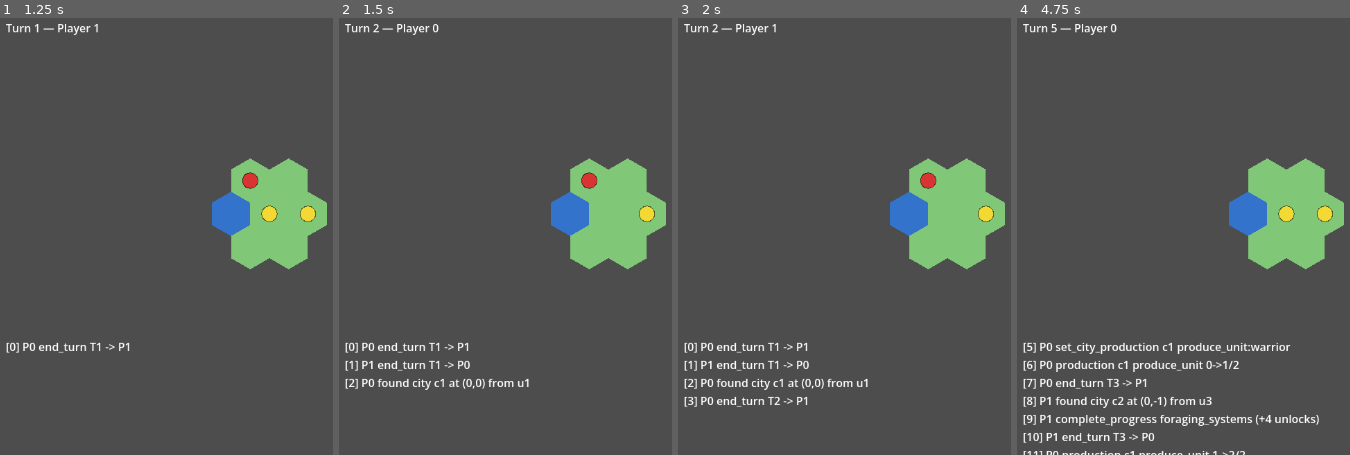
Above: before the commit, frames 1-4 (left to right).
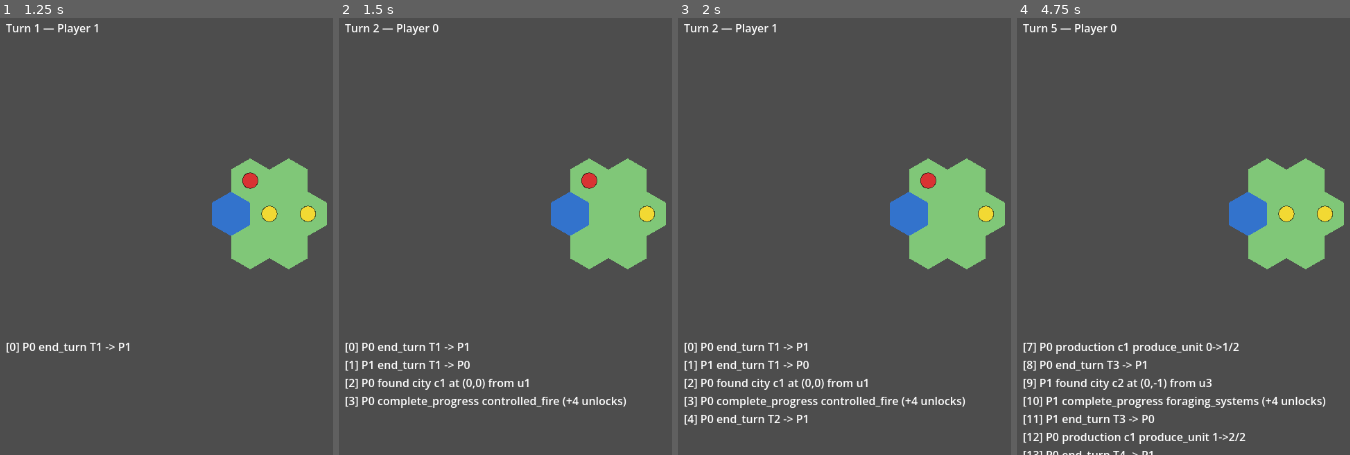
Above: after the commit, the same moments.

Repository: nizlas/EmpireOfMinds
Game: Godot game, scene res://main.tscn
Two runs of this game, one before a commit and one after it. Both use one fixed random seed, a clock stepped at 60 frames per second and the inputs below.
Inputs (mouse positions are in pixels of both pictures, inside the frame that each line leads up to):
- Up to frame 1 (1.25 s): tap Enter at 0.5 s; move the mouse to (outside the picture) at 0.52 s; tap H at 0.6 s; click (outside the picture) at 0.67 s; tap Space at 0.77 s
- Up to frame 2 (1.5 s): tap Space at 1.25 s; move the mouse to (572, 253) at 1.27 s; hold A from 1.28 s (still down); tap H at 1.35 s
- Up to frame 3 (2 s): keep holding A; tap Space at 1.52 s
- Up to frame 4 (4.75 s): tap Enter at 2, 3.5 s; move the mouse to (outside the picture) at 2.02 s; release A at 2.03 s; tap F at 2.1 s; tap H at 2.3, 3.05, 3.8, 4.35 s; tap Space at 2.75, 3.02, 3.77, 4.25, 4.52 s; move the mouse to (outside the picture) at 2.77 s; tap P at 2.85 s; click (outside the picture) at 2.92 s; move the mouse to (outside the picture) at 3.52 s; hold A from 3.53 s (still down); tap G at 3.6 s; move the mouse to (1170, 162) at 4.27 s

Frame 1 is identical in both runs. In frame 2, 0.8% of the frame differs, in the area x 1-87%, y 86-90%; in frame 3, 1.1%; in frame 4, 4.6%, in the area x 3-93%, y 74-100%.

Commit message:
Add Phase 3.4h progress detector debug consumer

Diff:
--- /dev/null
+++ b/game/domain/progress_candidate_filter.gd
@@ -0,0 +1,25 @@
+# Filters ProgressDetector candidates to the current player (actor_id gate only). Phase 3.4h.
+# Does not validate CompleteProgress — GameState.try_apply remains authoritative.
+# See docs/PROGRESSION_MODEL.md
+class_name ProgressCandidateFilter
+extends RefCounted
+
+const ProgressDetectorScript = preload("res://domain/progress_detector.gd")
+
+static func for_current_player(game_state) -> Array:
+	var out: Array = []
+	if game_state == null:
+		return out
+	if game_state.turn_state == null:
+		return out
+	var cur = int(game_state.turn_state.current_player_id())
+	var raw: Array = ProgressDetectorScript.suggested_complete_progress_actions(game_state)
+	var i = 0
+	while i < raw.size():
+		var item = raw[i]
+		if typeof(item) == TYPE_DICTIONARY:
+			var c = item as Dictionary
+			if c.has("actor_id") and typeof(c["actor_id"]) == TYPE_INT and int(c["actor_id"]) == cur:
+				out.append(c)
+		i = i + 1
+	return out
--- /dev/null
+++ b/game/domain/tests/test_progress_candidate_filter.gd
@@ -0,0 +1,133 @@
+# Headless: godot --headless --path game -s res://domain/tests/test_progress_candidate_filter.gd
+extends SceneTree
+
+const ProgressCandidateFilterScript = preload("res://domain/progress_candidate_filter.gd")
+const ProgressDetectorScript = preload("res://domain/progress_detector.gd")
+const GameStateScript = preload("res://domain/game_state.gd")
+const FoundCityScript = preload("res://domain/actions/found_city.gd")
+const CompleteProgressScript = preload("res://domain/actions/complete_progress.gd")
+const EndTurnScript = preload("res://domain/actions/end_turn.gd")
+
+var _total = 0
+var _any_fail = false
+
+
+func _actions_array_equal(a: Array, b: Array) -> bool:
+	if a.size() != b.size():
+		return false
+	var i = 0
+	while i < a.size():
+		if not _action_dict_equal(a[i] as Dictionary, b[i] as Dictionary):
+			return false
+		i = i + 1
+	return true
+
+
+func _action_dict_equal(a: Dictionary, b: Dictionary) -> bool:
+	return (
+		int(a.get("schema_version", -1)) == int(b.get("schema_version", -2))
+		and str(a.get("action_type", "")) == str(b.get("action_type", ""))
+		and int(a.get("actor_id", -999)) == int(b.get("actor_id", -998))
+		and str(a.get("progress_id", "")) == str(b.get("progress_id", ""))
+	)
+
+
+func _init() -> void:
+	# 1. Initial tiny state
+	var gs1 = GameStateScript.make_tiny_test_state()
+	var f1 = ProgressCandidateFilterScript.for_current_player(gs1)
+	_check(f1.size() == 0, "1 empty filter")
+
+	# 2. P0 founded, P0 current
+	var gs2 = GameStateScript.make_tiny_test_state()
+	gs2.try_apply(FoundCityScript.make(0, 1, 0, 0))
+	var f2 = ProgressCandidateFilterScript.for_current_player(gs2)
+	_check(f2.size() == 1, "2 one for current")
+	_check(int((f2[0] as Dictionary)["actor_id"]) == 0, "2 actor 0")
+	_check(str((f2[0] as Dictionary)["progress_id"]) == "controlled_fire", "2 progress_id")
+	var v2 = CompleteProgressScript.validate(gs2.progress_state, f2[0])
+	_check(v2["ok"], "2 validate via try_apply path shape")
+
+	# 3. P0 founded, EndTurn -> P1 current (detector still suggests P0; filter empty)
+	var gs3 = GameStateScript.make_tiny_test_state()
+	gs3.try_apply(FoundCityScript.make(0, 1, 0, 0))
+	gs3.try_apply(EndTurnScript.make(0))
+	_check(gs3.turn_state.current_player_id() == 1, "3 P1 current")
+	var det_list = ProgressDetectorScript.suggested_complete_progress_actions(gs3)
+	_check(det_list.size() == 1, "3 detector still one for P0")
+	var f3 = ProgressCandidateFilterScript.for_current_player(gs3)
+	_check(f3.size() == 0, "3 filter empty for non-current")
+
+	# 4. Both founded, P1 current — one candidate for P1 only
+	var gs4 = GameStateScript.make_tiny_test_state()
+	gs4.try_apply(FoundCityScript.make(0, 1, 0, 0))
+	gs4.try_apply(EndTurnScript.make(0))
+	gs4.try_apply(FoundCityScript.make(1, 3, 0, -1))
+	var f4 = ProgressCandidateFilterScript.for_current_player(gs4)
+	_check(f4.size() == 1, "4 one for P1")
+	_check(int((f4[0] as Dictionary)["actor_id"]) == 1, "4 actor 1")
+
+	# 5. Already completed for current player
+	var gs5 = GameStateScript.make_tiny_test_state()
+	gs5.try_apply(FoundCityScript.make(0, 1, 0, 0))
+	gs5.try_apply(CompleteProgressScript.make(0, "controlled_fire"))
+	var f5 = ProgressCandidateFilterScript.for_current_player(gs5)
+	_check(f5.size() == 0, "5 empty after complete")
+
+	# 6. Defensive null
+	_check(ProgressCandidateFilterScript.for_current_player(null).size() == 0, "6 null gs")
+	var gs6 = GameStateScript.make_tiny_test_state()
+	var ts6 = gs6.turn_state
+	gs6.turn_state = null
+	_check(ProgressCandidateFilterScript.for_current_player(gs6).size() == 0, "6 null turn")
+	gs6.turn_state = ts6
+
+	# 7. Idempotency — filter does not mutate game_state
+	var gs7 = GameStateScript.make_tiny_test_state()
+	gs7.try_apply(FoundCityScript.make(0, 1, 0, 0))
+	var ps7 = gs7.progress_state
+	var log7 = gs7.log.size()
+	var ts7 = gs7.turn_state
+	var a7 = ProgressCandidateFilterScript.for_current_player(gs7)
+	var b7 = ProgressCandidateFilterScript.for_current_player(gs7)
+	_check(ps7.equals(gs7.progress_state), "7 progress unchanged")
+	_check(gs7.log.size() == log7, "7 log size")
+	_check(gs7.turn_state.equals(ts7), "7 turn unchanged")
+	_check(_actions_array_equal(a7, b7), "7 same output")
+
+	# 8. Engine entries do not add spurious filtered rows; with found still one when current matches
+	var gs8 = GameStateScript.make_tiny_test_state()
+	gs8.log.append({"action_type": "production_progress", "result": "accepted"})
+	var f8a = ProgressCandidateFilterScript.for_current_player(gs8)
+	_check(f8a.size() == 0, "8 engine only")
+	gs8.try_apply(FoundCityScript.make(0, 1, 0, 0))
+	gs8.log.append({"action_type": "unit_produced", "result": "accepted"})
+	var f8b = ProgressCandidateFilterScript.for_current_player(gs8)
+	_check(f8b.size() == 1, "8 one with noise")
+	_check(int((f8b[0] as Dictionary)["actor_id"]) == 0, "8 actor 0")
+
+	# 9. try_apply first filtered — then filter empty for current
+	var gs9 = GameStateScript.make_tiny_test_state()
+	gs9.try_apply(FoundCityScript.make(0, 1, 0, 0))
+	var c9 = ProgressCandidateFilterScript.for_current_player(gs9)
+	_check(c9.size() == 1, "9 one before apply")
+	var r9 = gs9.try_apply(c9[0])
+	_check(r9["accepted"], "9 try_apply accepted")
+	var f9 = ProgressCandidateFilterScript.for_current_player(gs9)
+	_check(f9.size() == 0, "9 empty after complete")
+
+	if _any_fail:
+		call_deferred("quit", 1)
+	else:
+		print("PASS %d/%d" % [_total, _total])
+		call_deferred("quit", 0)
+
+
+func _check(cond, message) -> void:
+	_total = _total + 1
+	if cond:
+		return
+	_any_fail = true
+	var line = "FAIL: %s" % message
+	print(line)
+	push_error(line)
--- a/game/presentation/selection_controller.gd
+++ b/game/presentation/selection_controller.gd
@@ -13,6 +13,7 @@
 const FoundCityScript = preload("res://domain/actions/found_city.gd")
 const SetCityProductionScript = preload("res://domain/actions/set_city_production.gd")
 const CompleteProgressScript = preload("res://domain/actions/complete_progress.gd")
+const ProgressCandidateFilterScript = preload("res://domain/progress_candidate_filter.gd")
 
 var scenario
 var game_state
@@ -32,6 +33,7 @@
 	assert(FoundCityScript != null)
 	assert(SetCityProductionScript != null)
 	assert(CompleteProgressScript != null)
+	assert(ProgressCandidateFilterScript != null)
 	if game_state == null or layout == null or selection == null or selection_view == null or units_view == null:
 		return
 	if event is InputEventKey:
@@ -109,6 +111,20 @@
 			else:
 				push_warning("CompleteProgress rejected: %s" % result["reason"])
 			return
+		if ek.pressed and not ek.echo and ek.keycode == KEY_H:
+			var candidates = ProgressCandidateFilterScript.for_current_player(game_state)
+			if candidates.is_empty():
+				push_warning("No progress detector candidates for current player")
+				return
+			var result_h = game_state.try_apply(candidates[0])
+			if result_h["accepted"]:
+				if turn_label != null:
+					turn_label.refresh()
+				if log_view != null:
+					log_view.refresh()
+			else:
+				push_warning("CompleteProgress (detector) rejected: %s" % result_h["reason"])
+			return
 	if event is InputEventMouseButton:
 		var mb = event as InputEventMouseButton
 		if mb.pressed and mb.button_index == MOUSE_BUTTON_LEFT:
Not shown, changed: docs/ACTIONS.md
Not shown, changed: docs/CORE_LOOP.md
Not shown, changed: docs/DECISION_LOG.md
Not shown, changed: docs/PHASE_PLAN.md
Not shown, changed: docs/PROGRESSION_MODEL.md
Not shown, changed: docs/RENDERING.md
Not shown, changed: scripts/run-godot-tests.ps1
